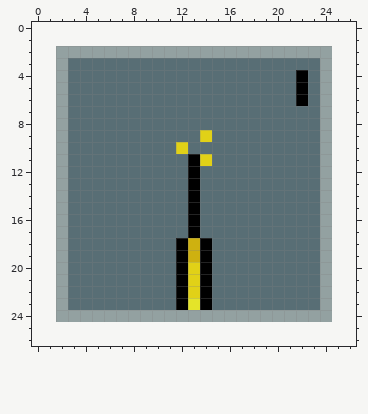
Pixel-art file: Assets/Art/Sprites/Tree/MiningIcon1.aseprite. Above is the file before it was changed.
23x23 pixels, 1 frame. The old version is drawn lined up with the new one, on the new canvas.
The same view after the edit:
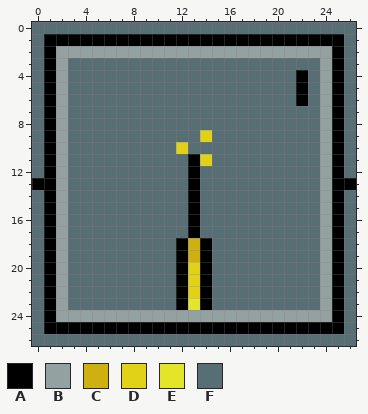
Palette (. is transparent): A #000000  B #93a1a1  C #ceb110  D #e1d117  E #e4e429  F #586e75
The exact change:
canvas 23x23 -> 27x27, the old top-left corner now at 2,2
@@ x 0..26 @@
- 0 ...........................
- 1 ...........................
- 2 ..BBBBBBBBBBBBBBBBBBBBBBB..
- 3 ..BFFFFFFFFFFFFFFFFFFFFFB..
- 4 ..BFFFFFFFFFFFFFFFFFFFAFB..
- 5 ..BFFFFFFFFFFFFFFFFFFFAFB..
- 6 ..BFFFFFFFFFFFFFFFFFFFAFB..
- 7 ..BFFFFFFFFFFFFFFFFFFFFFB..
- 8 ..BFFFFFFFFFFFFFFFFFFFFFB..
- 9 ..BFFFFFFFFFFFDFFFFFFFFFB..
-10 ..BFFFFFFFFFDFFFFFFFFFFFB..
-11 ..BFFFFFFFFFFADFFFFFFFFFB..
-12 ..BFFFFFFFFFFAFFFFFFFFFFB..
-13 ..BFFFFFFFFFFAFFFFFFFFFFB..
-14 ..BFFFFFFFFFFAFFFFFFFFFFB..
-15 ..BFFFFFFFFFFAFFFFFFFFFFB..
-16 ..BFFFFFFFFFFAFFFFFFFFFFB..
-17 ..BFFFFFFFFFFAFFFFFFFFFFB..
-18 ..BFFFFFFFFFACAFFFFFFFFFB..
-19 ..BFFFFFFFFFACAFFFFFFFFFB..
-20 ..BFFFFFFFFFADAFFFFFFFFFB..
-21 ..BFFFFFFFFFADAFFFFFFFFFB..
-22 ..BFFFFFFFFFADAFFFFFFFFFB..
-23 ..BFFFFFFFFFAEAFFFFFFFFFB..
-24 ..BBBBBBBBBBBBBBBBBBBBBBB..
-25 ...........................
-26 ...........................
+ 0 FFFFFFFFFFFFFFFFFFFFFFFFFFF
+ 1 FAAAAAAAAAAAAAAAAAAAAAAAAAF
+ 2 FABBBBBBBBBBBBBBBBBBBBBBBAF
+ 3 FABFFFFFFFFFFFFFFFFFFFFFBAF
+ 4 FABFFFFFFFFFFFFFFFFFFFAFBAF
+ 5 FABFFFFFFFFFFFFFFFFFFFAFBAF
+ 6 FABFFFFFFFFFFFFFFFFFFFAFBAF
+ 7 FABFFFFFFFFFFFFFFFFFFFFFBAF
+ 8 FABFFFFFFFFFFFFFFFFFFFFFBAF
+ 9 FABFFFFFFFFFFFDFFFFFFFFFBAF
+10 FABFFFFFFFFFDFFFFFFFFFFFBAF
+11 FABFFFFFFFFFFADFFFFFFFFFBAF
+12 FABFFFFFFFFFFAFFFFFFFFFFBAF
+13 AABFFFFFFFFFFAFFFFFFFFFFBAA
+14 FABFFFFFFFFFFAFFFFFFFFFFBAF
+15 FABFFFFFFFFFFAFFFFFFFFFFBAF
+16 FABFFFFFFFFFFAFFFFFFFFFFBAF
+17 FABFFFFFFFFFFAFFFFFFFFFFBAF
+18 FABFFFFFFFFFACAFFFFFFFFFBAF
+19 FABFFFFFFFFFACAFFFFFFFFFBAF
+20 FABFFFFFFFFFADAFFFFFFFFFBAF
+21 FABFFFFFFFFFADAFFFFFFFFFBAF
+22 FABFFFFFFFFFADAFFFFFFFFFBAF
+23 FABFFFFFFFFFAEAFFFFFFFFFBAF
+24 FABBBBBBBBBBBBBBBBBBBBBBBAF
+25 FAAAAAAAAAAAAAAAAAAAAAAAAAF
+26 FFFFFFFFFFFFFFFFFFFFFFFFFFF
